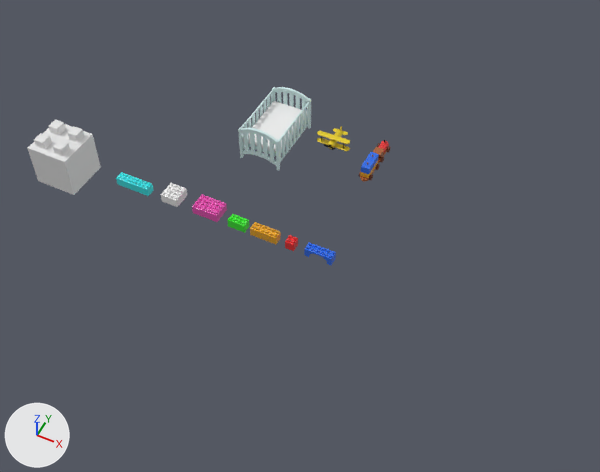
One commit to the Blender file blender/Environmen&Prop.blend: the scene before it, then after it.
The view is the same before and after, from a 50 mm lens placed at (10.8, -19.8, 25.3), pointed at (0.7, 0.6, -0.1). Lighting does not change. The marker at lower left points along +X, +Y and +Z.
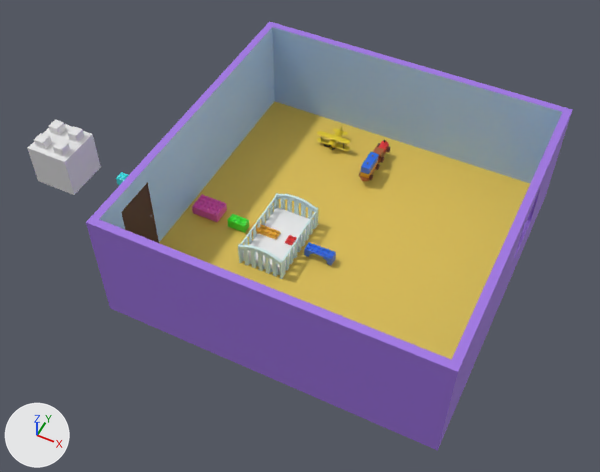
Changed parts and their boxes (x1, y1, x2, y2) in the pictures (600 x 472 px):
'Room', shown
    after: (86, 21, 573, 451)
'Baby bed', moved
    before: (238, 87, 311, 171)
    after: (238, 193, 318, 279)
'Roor', shown
    after: (122, 185, 158, 243)

The change in detail:
Object 'Baby bed' (ob_baby_bed) moves from (-2.98, 5.41, 0.65) to (0.0, 0.0, 0.0).
Object 'Room' (ob_room) is now shown.
Object 'Roor' (ob_roor) is now shown.
